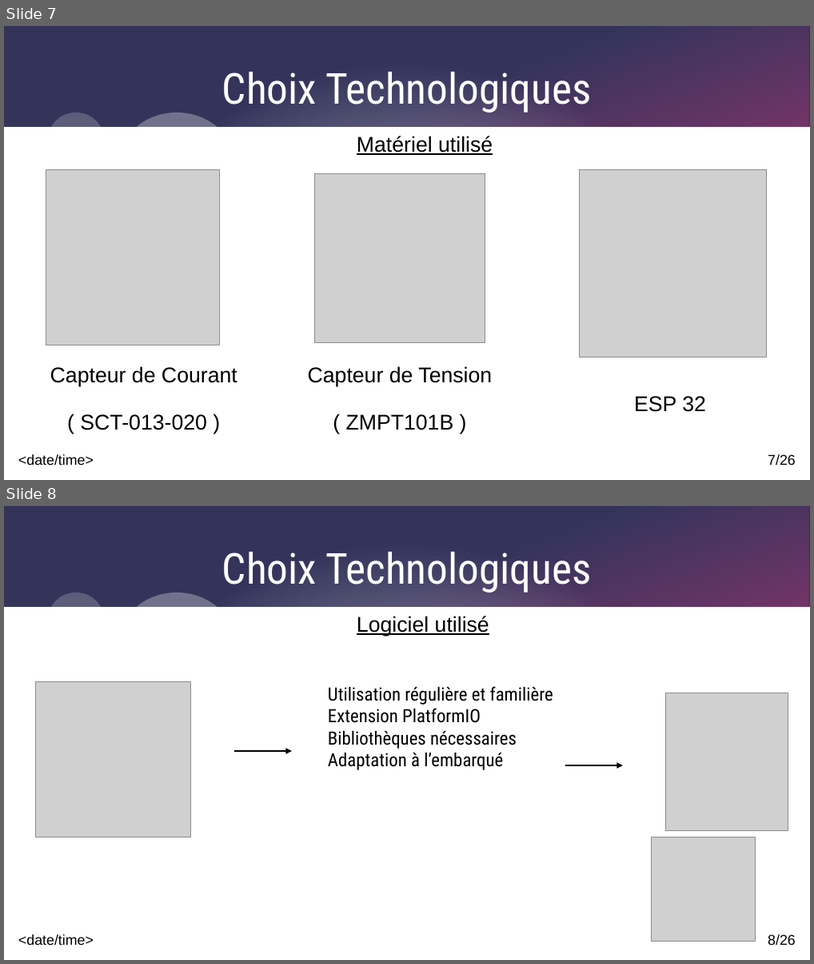
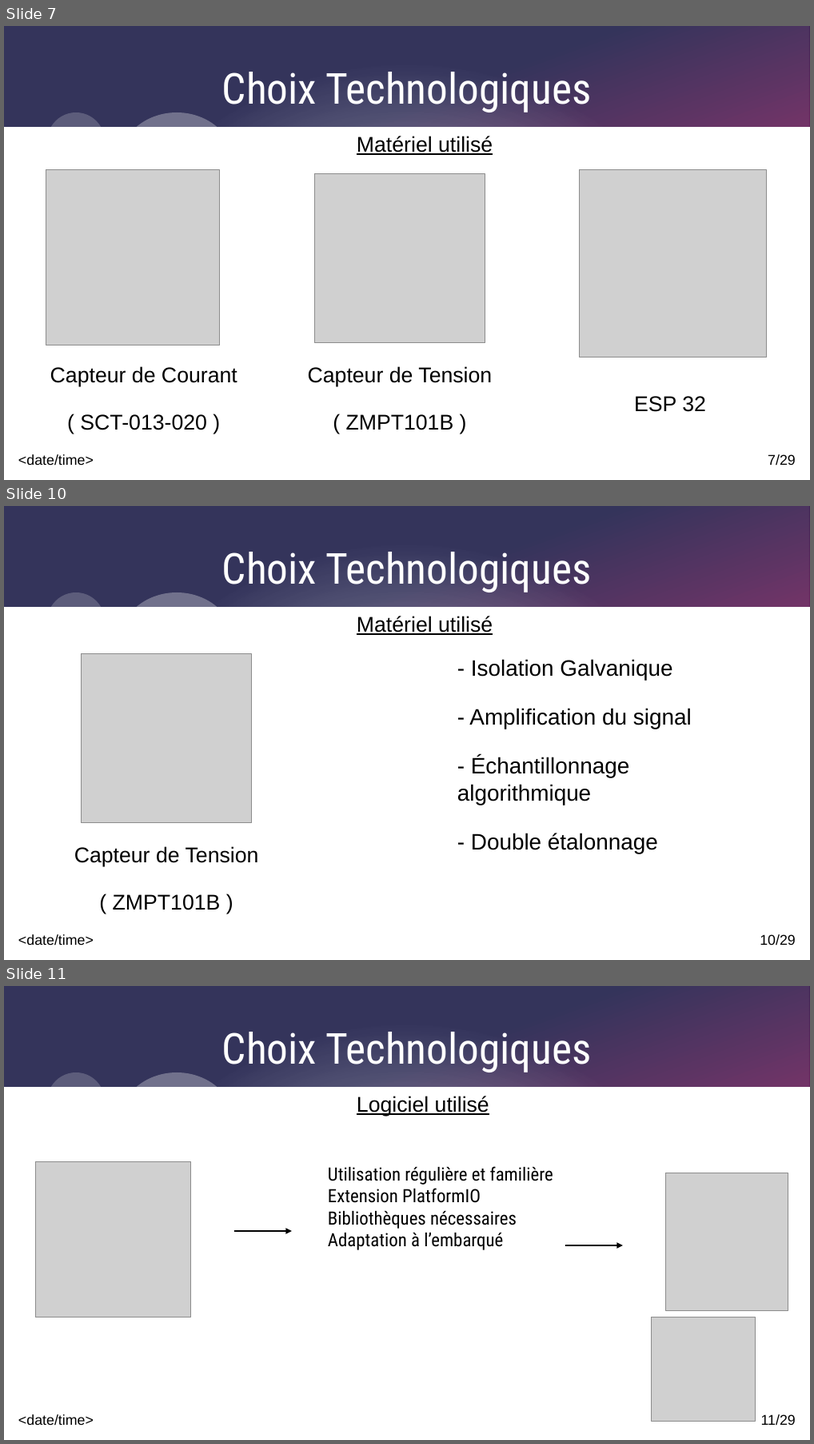
Before and after one commit to Corentinh2/PROJET_GESTIONNAIRE_DE_CHARGE, a slide deck: Revues/DiapoRevue3_VR.odp. Shown one above the other, each under a label of ours: slides 7 and 8 before the commit, slides 7, 10 and 11 after it; the slides between them are not shown. The pictures are 814x964 and 814x1444 pixels, drawn with LibreOffice and Linux fonts; fonts in the diff are those of the drawing; grey boxes stand for pictures. Boxes give left, top, right and bottom in pixels: in the first picture for what was removed or moved away, otherwise in the second. Text is boxed around its words. In the diff, an @@ line names an element or a change of style, - is before the commit and + after.

```diff
--- a/Revues/DiapoRevue3_VR.odp
+++ b/Revues/DiapoRevue3_VR.odp
@@ slide 10 added at (4, 506, 810, 960), background #FFFFFF; not listed: 9 template elements that a slide beside it also shows @@
@@ title added at (222, 552, 591, 592), 42 pt, text #FFFFFF @@
+Choix Technologiques
@@ text added at (357, 616, 493, 635), 21 pt, text #000000, underline @@
+Matériel utilisé
@@ picture added at (82, 654, 252, 823) @@
@@ text added at (458, 659, 692, 853), 22 pt, text #000000 @@
+- Isolation Galvanique
+- Amplification du signal
+- Échantillonnage algorithmique
+- Double étalonnage
@@ text added at (74, 846, 259, 910), 21 pt, text #000000 @@
+Capteur de Tension
+( ZMPT101B )
@@ page number at (768, 454, 796, 465): text changed @@
-7/26
+7/29
@@ what was slide 8 is now slide 11 @@
@@ page number at (762, 1414, 796, 1425): text changed @@
-8/26
+11/29
```
Also in this commit, not shown: 3 other slides added, 1 slide removed, 2 other files.
